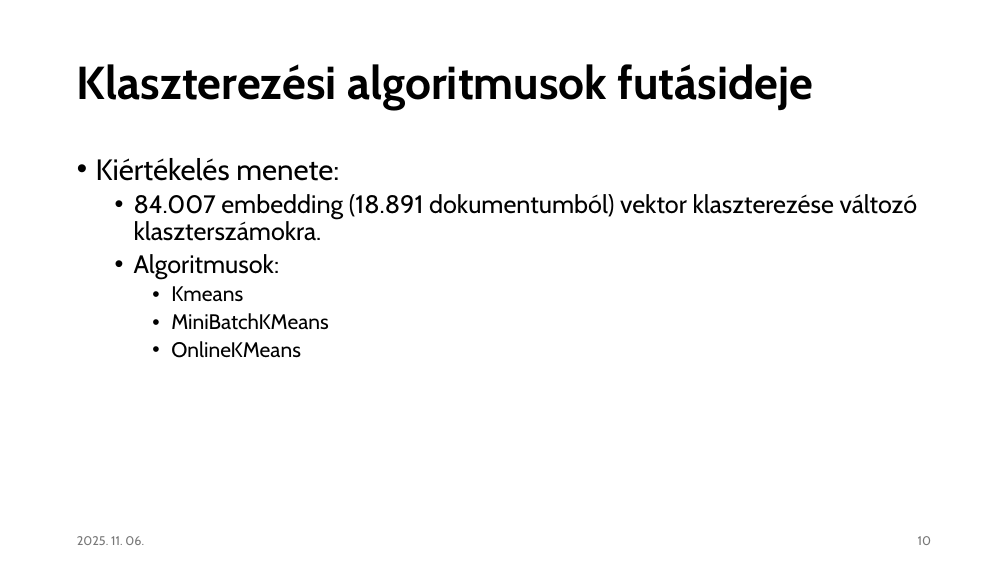
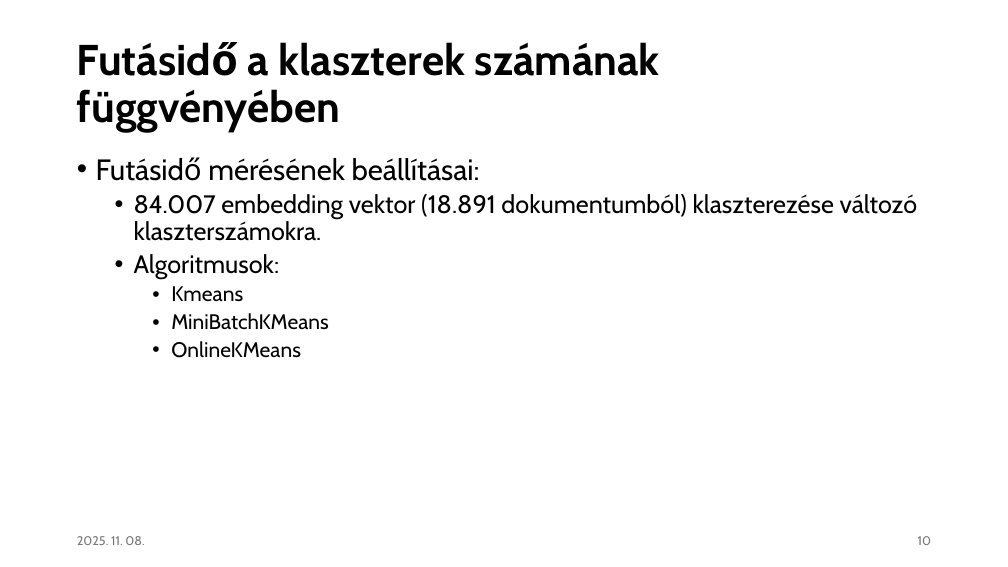
Before and after one commit to czotterbenedek/rag-onlineclustering-optimization, a slide deck: slide 10 of tdk/tdk_v1.pptx. Drawn at 1008x567 pixels with LibreOffice and Linux fonts; fonts in the diff are those of the drawing. Boxes give left, top, right and bottom in pixels: in the first picture for what was removed or moved away, otherwise in the second. Text is boxed around its words. In the diff, an @@ line names an element or a change of style, - is before the commit and + after.

```diff
--- a/tdk/tdk_v1.pptx
+++ b/tdk/tdk_v1.pptx
@@ title at (77,42,660,132): text changed; size 44 to 41 pt @@
-Klaszterezési algoritmusok futásideje
+Futásidő a klaszterek számának függvényében
@@ text at (134,158,918,241): text changed @@
-• Kiértékelés menete:
-  • 84.007 embedding (18.891 dokumentumból) vektor klaszterezése változó klaszterszámokra.
+• Futásidő mérésének beállításai:
+  • 84.007 embedding vektor (18.891 dokumentumból) klaszterezése változó klaszterszámokra.
@@ text at (77,536,144,545): text changed @@
-2025. 11. 06.
+2025. 11. 08.
```
Also in this commit, not shown: 20 other slides changed, 1 other file.
